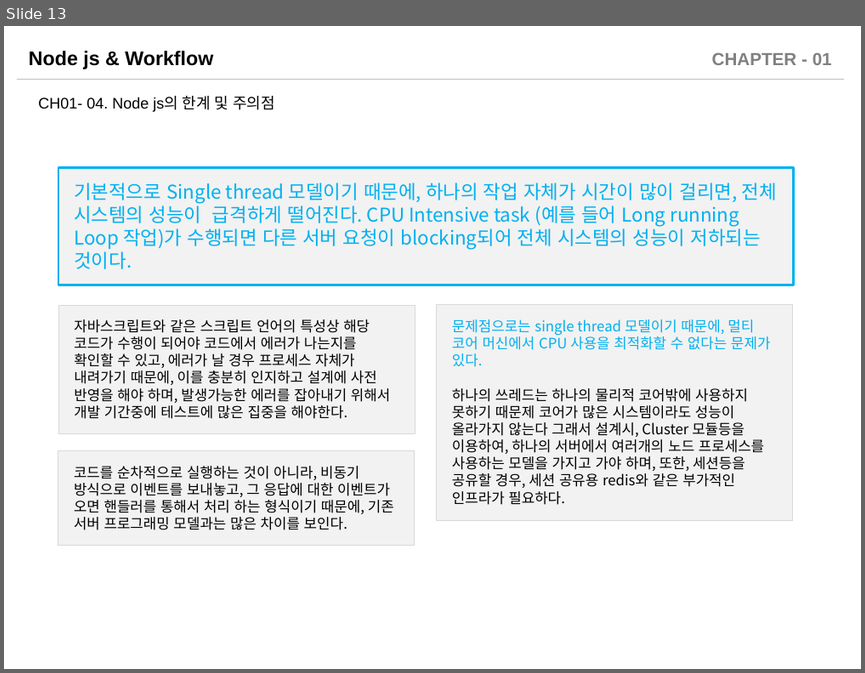
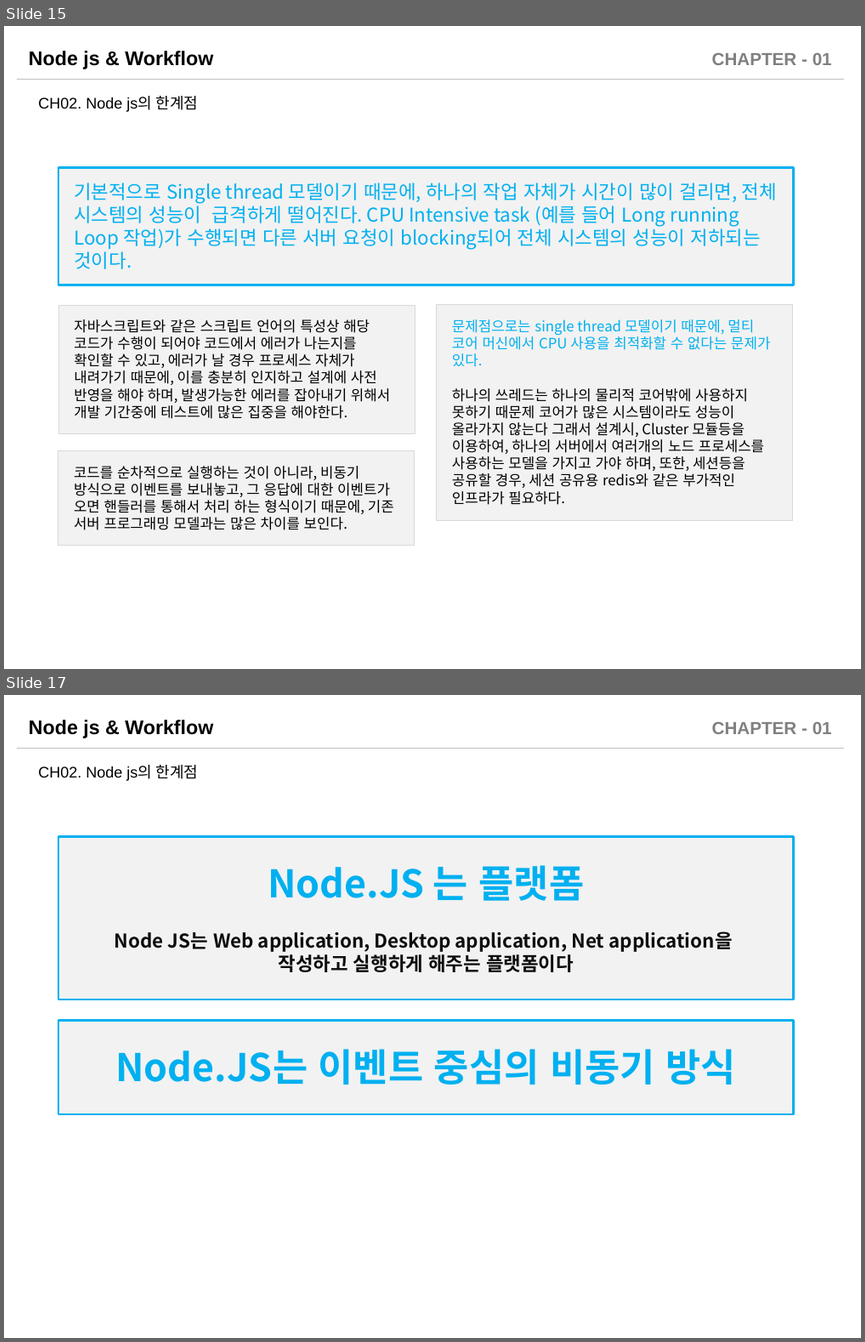
Before and after one commit to sabin21/NodeJS_Workflow_Study, a slide deck: CH01_Nodejs_Intro.pptx. Shown one above the other, each under a label of ours: slide 13 before the commit, slides 15 and 17 after it; the slides between them are not shown. The pictures are 865x673 and 865x1342 pixels, drawn with LibreOffice and Linux fonts; fonts in the diff are those of the drawing. Boxes give left, top, right and bottom in pixels: in the first picture for what was removed or moved away, otherwise in the second. Text is boxed around its words. In the diff, an @@ line names an element or a change of style, - is before the commit and + after.

```diff
--- a/CH01_Nodejs_Intro.pptx
+++ b/CH01_Nodejs_Intro.pptx
@@ slide 17 added at (4, 695, 861, 1338), background #FFFFFF; not listed: 3 template elements that a slide beside it also shows @@
@@ text added at (38, 765, 199, 781), 12.9 pt, text #000000 @@
+CH02. Node js의 한계점
@@ rectangle added at (59, 836, 794, 999), fill #F2F2F2, outline #00B0F0 1.75 pt, 16 pt, text #0D0D0D, bold @@
+Node.JS 는 플랫폼
+Node JS는 Web application, Desktop application, Net application을
+작성하고 실행하게 해주는 플랫폼이다
@@ rectangle added at (59, 1021, 794, 1115), fill #F2F2F2, outline #00B0F0 1.75 pt, 32 pt, text #00B0F0, bold @@
+Node.JS는 이벤트 중심의 비동기 방식
@@ what was slide 13 is now slide 15 @@
@@ slide 15 changed as well @@
@@ text at (38, 96, 199, 112): text changed @@
-CH01- 04. Node js의 한계 및 주의점
+CH02. Node js의 한계점
```
Also in this commit, not shown: 14 other slides changed, 7 other slides added, 3 other files.
